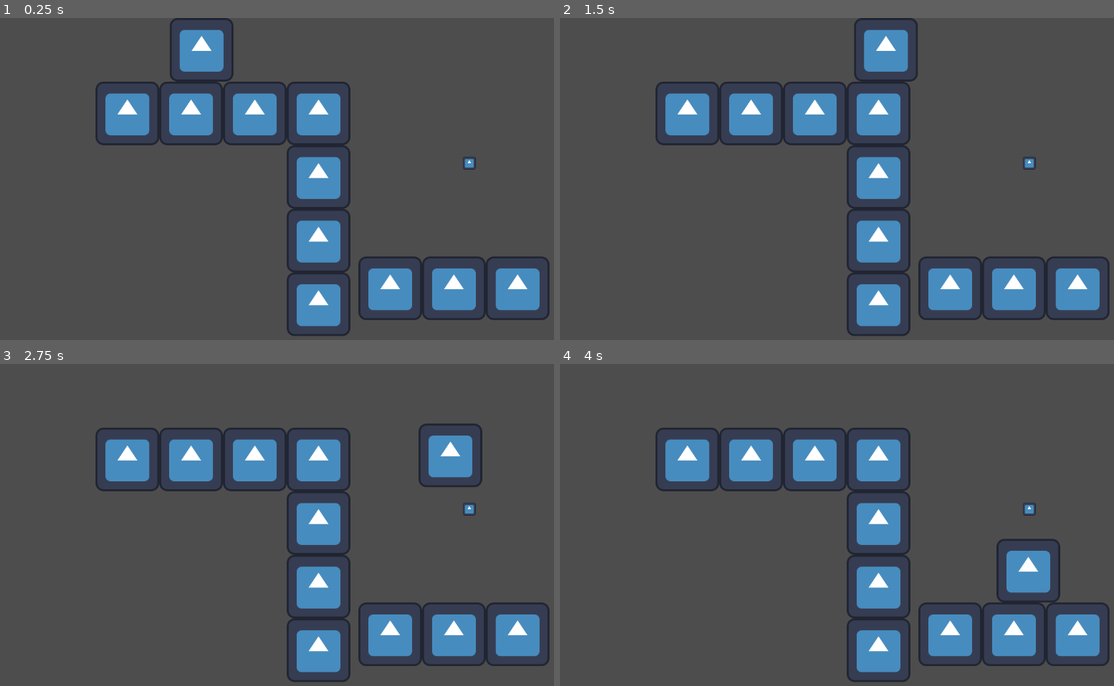
Above: before the commit, frames 1-4 (two rows, left to right).
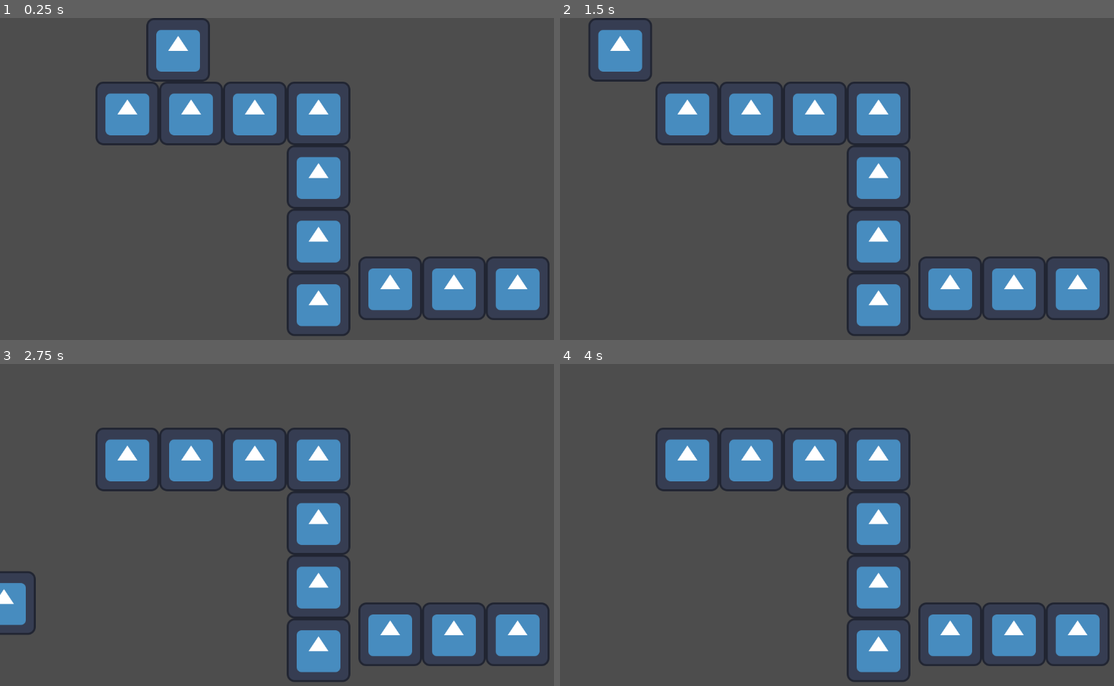
Above: after the commit, the same moments.

Repository: MichaelRRyan/ggj2024
Game: Godot game, scene res://test_level.tscn
Two runs of this game, one before a commit and one after it. Both use one fixed random seed, a clock stepped at 60 frames per second and the inputs below. This scene is started directly instead of the project's main scene. The engine's default icon, where the game draws it, is replaced by a stand-in: a white triangle on a blue panel in a dark square.
Inputs (mouse positions are in pixels of both pictures, inside the frame that each line leads up to):
- Up to frame 1 (0.25 s): no input
- Up to frame 2 (1.5 s): move the mouse to (975, 162) at 0.52 s; hold W (up) from 0.53 s (still down); move the mouse to (731, 195) at 1.27 s; click (731, 195) at 1.35 s
- Up to frame 3 (2.75 s): move the mouse to (343, 454) at 2.02 s; release W (up) at 2.03 s; tap W (up) at 2.1 s
- Up to frame 4 (4 s): move the mouse to (820, 589) at 2.77 s; hold W (up) from 2.78 s (still down); click (820, 589) at 2.85 s; move the mouse to (1019, 573) at 3.52 s

The runs differ from the first frame. In frame 1, 1.6% of the frame differs, in the area x 26-86%, y 0-48%; in frame 2, 2.7%, in the area x 5-86%, y 0-48%; in frame 3, 2.1%; in frame 4, 1.4%.

Commit message:
Added minion idle behaviour and Interaction area
* added simple idle state

a simple idle state, character moves a random direction every 1s, followed by a 1s pause

* added idle timer randomisation

randomisation 0-2.0 seconds

* added interaction area

minion stops once it reaches a tree

* Cleaned code

removed pass and empty functions

Diff:
--- /dev/null
+++ b/Characters/TimerIdle.gd
@@ -0,0 +1,12 @@
+extends Timer
+
+var rng = RandomNumberGenerator.new()
+var random_time = rng.randf_range(0.0, 2.0)
+# Called when the node enters the scene tree for the first time.
+func _ready():
+	start(random_time)
+
+
+func _on_timeout():
+	random_time = rng.randf_range(0.0, 2.0)
+	start(random_time)
--- a/Characters/basic-minion.gd
+++ b/Characters/basic-minion.gd
@@ -7,12 +7,16 @@
 var fall_strength : int = 0;
 @export var fall_dmg_thershold : float = 20.0
 @export var fall_dmg_ratio : float = 1.0
+var is_interacting : bool = false
+var has_task : bool = false
 var has_axe : bool = false
 var is_moving : bool = true
 var has_target : bool = false
 var target_x : float = 0.0
 var target_x_diff : float = 0.0
 var direction : int = 0
+var rng = RandomNumberGenerator.new()
+var random_number = 0.0
 
 
 # Get the gravity from the project settings to be synced with RigidBody nodes.
@@ -44,6 +48,12 @@
 			direction = -1
 	else:
 		direction = 0
+
+	if has_task && not has_target && not is_interacting:
+		if random_number >= 0.0:
+			direction = 1
+		else:
+			direction = -1
 	# Get the input direction and handle the movement/deceleration.
 	# As good practice, you should replace UI actions with custom gameplay actions.
 
@@ -55,8 +65,24 @@
 	move_and_slide()
 
 func _on_view_body_entered(body):
-	if body.is_in_group("tree"):
-		has_target = true
-		target_x = body.get_global_position().x
-		print(target_x)
-	pass # Replace with function body.
+	if not is_interacting:
+		if body.is_in_group("tree"):
+			has_target = true
+			has_task = true
+			target_x = body.get_global_position().x
+			print(target_x)
+
+
+func _on_timer_idle_timeout():
+	if not has_target:
+		if not is_interacting:
+			has_task = not has_task
+			random_number = rng.randf_range(-1.0, 1.0)
+
+
+func _on_interact_range_body_entered(body):
+	if has_target:
+		has_target = false
+		is_interacting = true
+		has_task = true
+		direction = 0
--- a/Characters/basic-minion.tscn
+++ b/Characters/basic-minion.tscn
@@ -1,13 +1,17 @@
-[gd_scene load_steps=5 format=3 uid="uid://co6ni4jkxlusy"]
+[gd_scene load_steps=7 format=3 uid="uid://co6ni4jkxlusy"]
 
 [ext_resource type="Script" path="res://Characters/basic-minion.gd" id="1_gve4a"]
 [ext_resource type="Texture2D" uid="uid://da4qjah5rn2oc" path="res://icon.svg" id="2_s4ui1"]
+[ext_resource type="Script" path="res://Characters/TimerIdle.gd" id="3_buowj"]
 
 [sub_resource type="RectangleShape2D" id="RectangleShape2D_w3pcn"]
 size = Vector2(128, 128)
 
 [sub_resource type="RectangleShape2D" id="RectangleShape2D_ruxlq"]
-size = Vector2(1617.5, 1449.5)
+size = Vector2(1067.75, 1075.75)
+
+[sub_resource type="RectangleShape2D" id="RectangleShape2D_qvyu1"]
+size = Vector2(210.25, 187.75)
 
 [node name="Minion" type="CharacterBody2D"]
 script = ExtResource("1_gve4a")
@@ -25,4 +29,15 @@
 [node name="ViewCollisionShape2D" type="CollisionShape2D" parent="View"]
 shape = SubResource("RectangleShape2D_ruxlq")
 
+[node name="InteractRange" type="Area2D" parent="."]
+
+[node name="CollisionShape2D" type="CollisionShape2D" parent="InteractRange"]
+shape = SubResource("RectangleShape2D_qvyu1")
+
+[node name="TimerIdle" type="Timer" parent="."]
+script = ExtResource("3_buowj")
+
 [connection signal="body_entered" from="View" to="." method="_on_view_body_entered"]
+[connection signal="body_entered" from="InteractRange" to="." method="_on_interact_range_body_entered"]
+[connection signal="timeout" from="TimerIdle" to="." method="_on_timer_idle_timeout"]
+[connection signal="timeout" from="TimerIdle" to="TimerIdle" method="_on_timeout"]
--- a/test_level.tscn
+++ b/test_level.tscn
@@ -237,4 +237,4 @@
 jump_velocity = -200.0
 
 [node name="tree" parent="." instance=ExtResource("3_xvfbe")]
-position = Vector2(943, 292)
+position = Vector2(1586, 239)
